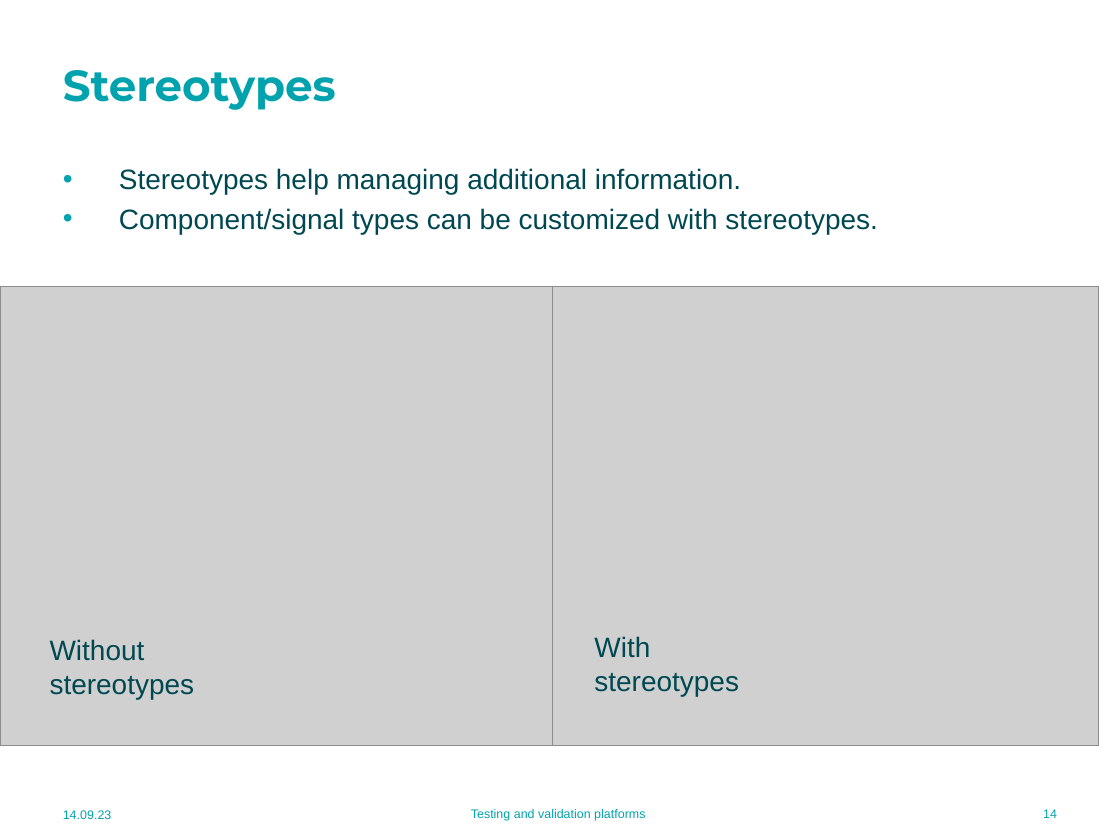
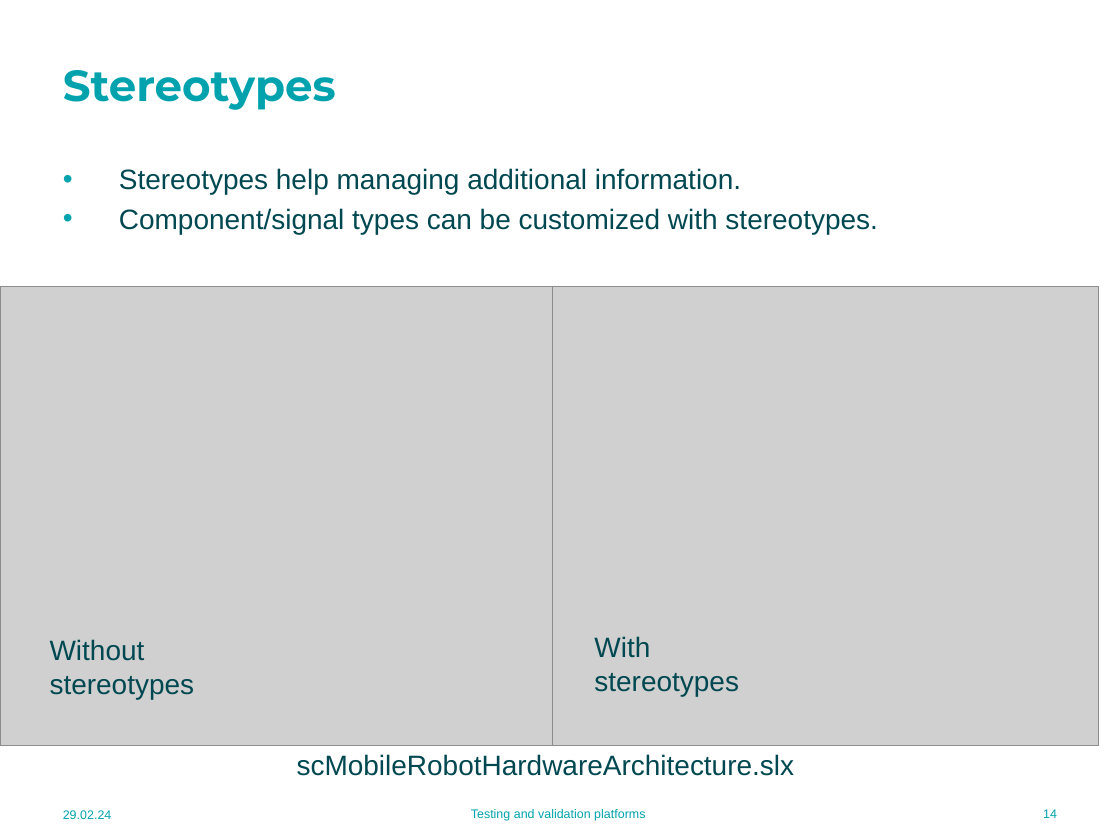
Before and after one commit to MU-MATHWORKS/MODEL-BASED-LIFE-CYCLE-WITH-MATLAB-SIMULINK, a slide deck: slide 14 of 3_PHASE4_Architecture/docs/3.2 Architecture management in MATLAB_EN.pptx. Drawn at 1120x840 pixels with LibreOffice and Linux fonts; fonts in the diff are those of the drawing; grey boxes stand for pictures; background and template pictures are left out. Boxes give left, top, right and bottom in pixels: in the first picture for what was removed or moved away, otherwise in the second. Text is boxed around its words. In the diff, an @@ line names an element or a change of style, - is before the commit and + after.

```diff
--- a/3_PHASE4_Architecture/docs/3.2 Architecture management in MATLAB_EN.pptx
+++ b/3_PHASE4_Architecture/docs/3.2 Architecture management in MATLAB_EN.pptx
@@ text added at [297, 754, 795, 776], 18 pt, text #004851 @@
+scMobileRobotHardwareArchitecture.slx
@@ text at [63, 810, 112, 819]: text changed @@
-14.09.23
+29.02.24
```
Also in this commit, not shown: 32 other slides changed, 24 other files.
